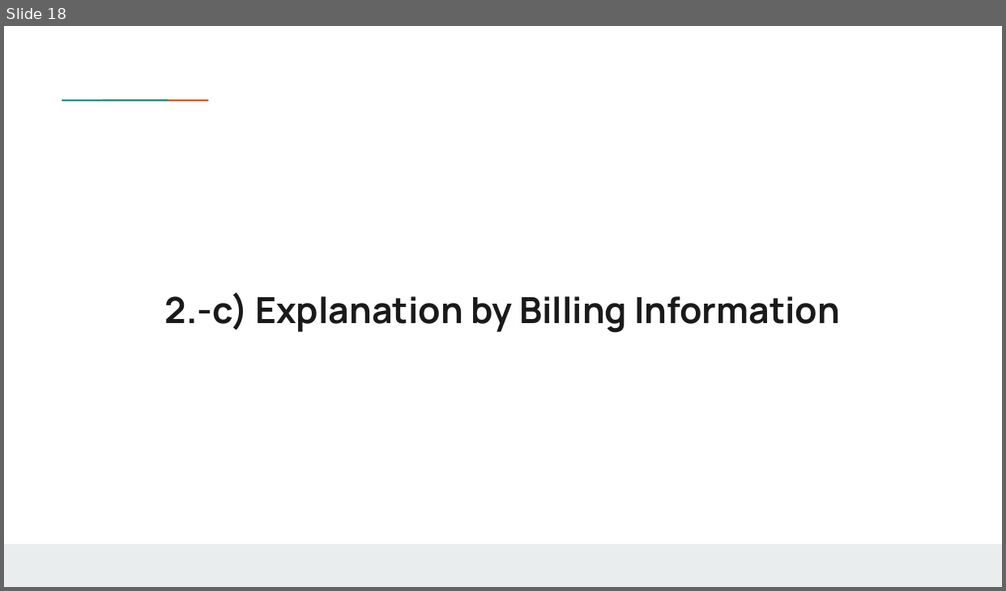
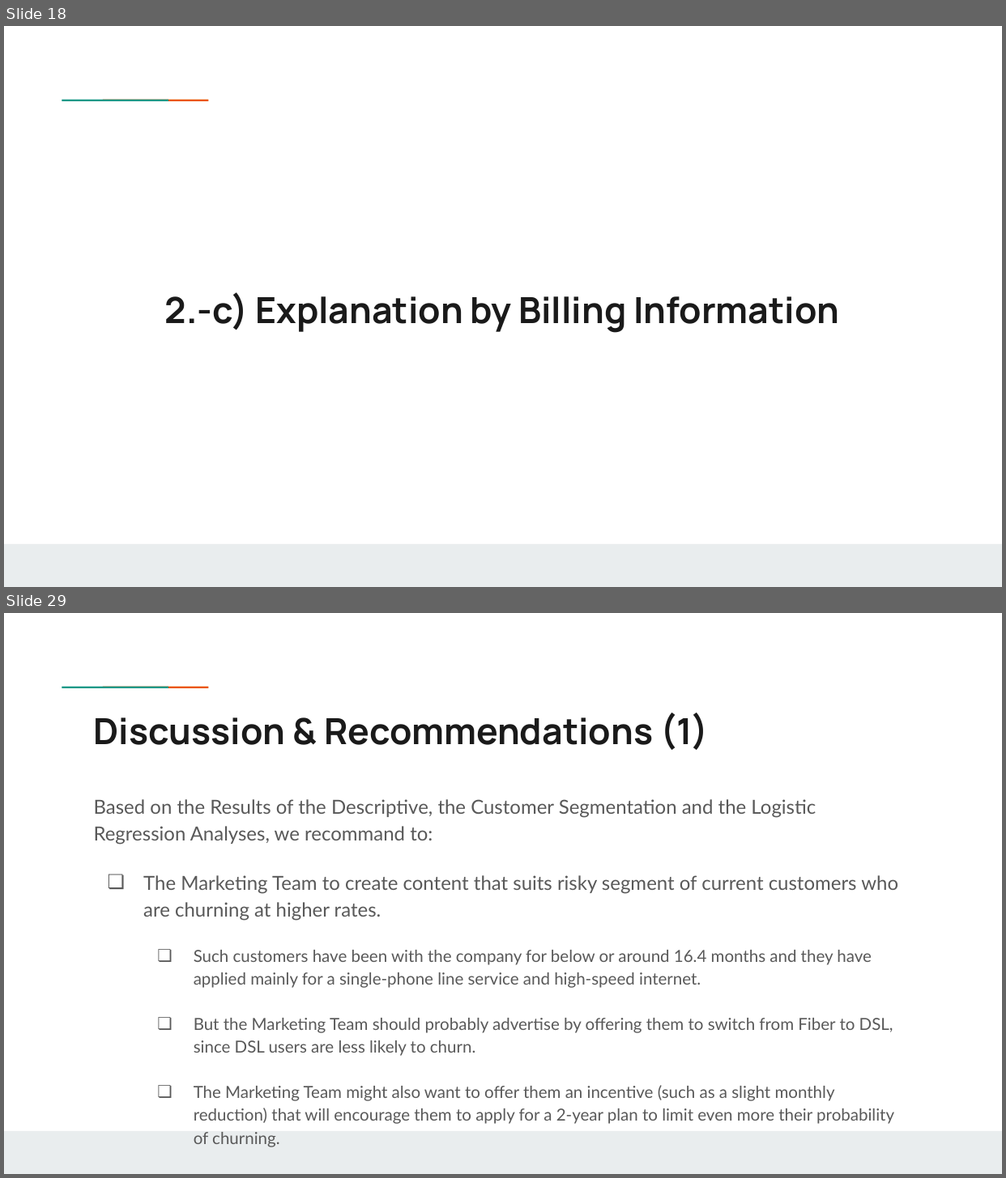
Before and after one commit to weinerkervens/churn_analysis, a slide deck: presentation.pptx. Shown one above the other, each under a label of ours: slide 18 before the commit, slides 18 and 29 after it; the slides between them are not shown. The pictures are 1006x591 and 1006x1178 pixels, drawn with LibreOffice and Linux fonts; fonts in the diff are those of the drawing; background and template pictures are left out. Boxes give left, top, right and bottom in pixels: in the first picture for what was removed or moved away, otherwise in the second. Text is boxed around its words. In the diff, an @@ line names an element or a change of style, - is before the commit and + after.

```diff
--- a/presentation.pptx
+++ b/presentation.pptx
@@ slide 29 added at <box>4,613,1002,1174</box>, background #FFFFFF; not listed: 3 template elements that a slide beside it also shows @@
@@ title added at <box>94,713,709,750</box>, 26 pt, text #1A1A1A, bold @@
+Discussion & Recommendations (1)
@@ text added at <box>94,799,898,1148</box>, 12 pt, text #595959 @@
+Based on the Results of the Descriptive, the Customer Segmentation and the Logistic Regression Analyses, we recommand to:
+❏ The Marketing Team to create content that suits risky segment of current customers who are churning at higher rates.
+  ❏ Such customers have been with the company for below or around 16.4 months and they have applied mainly for a single-phone line service and high-speed internet.
+  ❏ But the Marketing Team should probably advertise by offering them to switch from Fiber to DSL, since DSL users are less likely to churn.
+  ❏ The Marketing Team might also want to offer them an incentive (such as a slight monthly reduction) that will encourage them to apply for a 2-year plan to limit even more their probability of churning.
```
Also in this commit, not shown: 4 slides changed, 8 other slides added, 3 slides removed.
